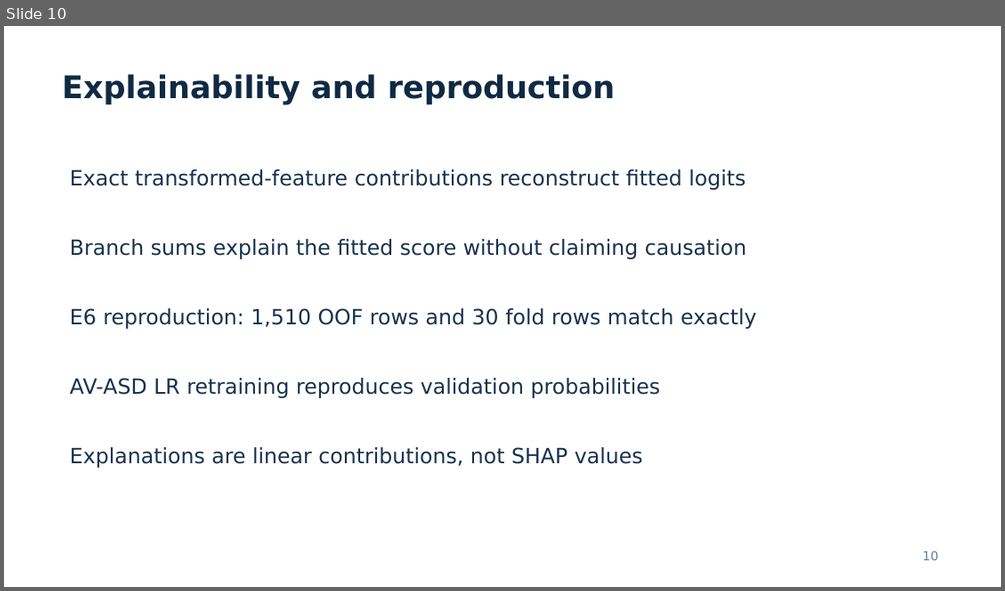
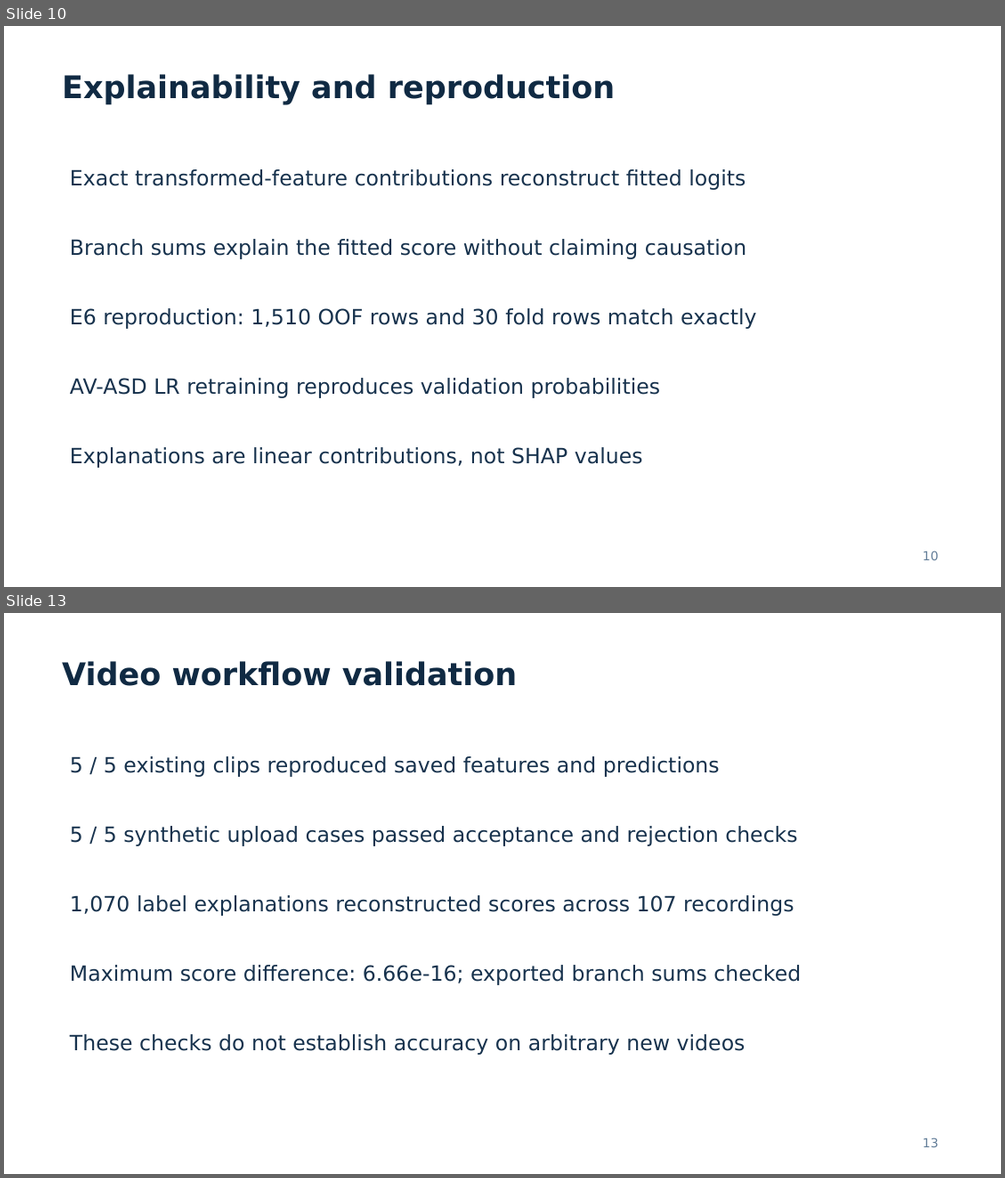
Before and after one commit to dani-awan/Explainable-Multimodal-Autism-Behavior-Analysis, a slide deck: presentations/FINAL_RESEARCH_PRESENTATION.pptx. Shown one above the other, each under a label of ours: slide 10 before the commit, slides 10 and 13 after it; the slides between them are not shown. The pictures are 1005x591 and 1005x1178 pixels, drawn with LibreOffice and Linux fonts; fonts in the diff are those of the drawing. Boxes give left, top, right and bottom in pixels: in the first picture for what was removed or moved away, otherwise in the second. Text is boxed around its words. In the diff, an @@ line names an element or a change of style, - is before the commit and + after.

Commit message:
Add validated AV-ASD video upload and update final research documents

```diff
--- a/presentations/FINAL_RESEARCH_PRESENTATION.pptx
+++ b/presentations/FINAL_RESEARCH_PRESENTATION.pptx
@@ slide 13 added at [4, 613, 1001, 1174], background #FFFFFF @@
@@ text added at [62, 661, 517, 686], 30 pt, text #102A43, bold @@
+Video workflow validation
@@ text added at [70, 756, 720, 777], 20.2 pt, text #17324D @@
+5 / 5 existing clips reproduced saved features and predictions
@@ text added at [70, 826, 797, 846], 20.2 pt, text #17324D @@
+5 / 5 synthetic upload cases passed acceptance and rejection checks
@@ text added at [70, 895, 793, 916], 20.2 pt, text #17324D @@
+1,070 label explanations reconstructed scores across 107 recordings
@@ text added at [70, 965, 801, 985], 20.2 pt, text #17324D @@
+Maximum score difference: 6.66e-16; exported branch sums checked
@@ text added at [70, 1034, 745, 1054], 20.2 pt, text #17324D @@
+These checks do not establish accuracy on arbitrary new videos
@@ text added at [922, 1137, 938, 1147], 12 pt, text #627D98 @@
+13
```
Also in this commit, not shown: 3 slides changed, 1 other slide added, 17 other files.
